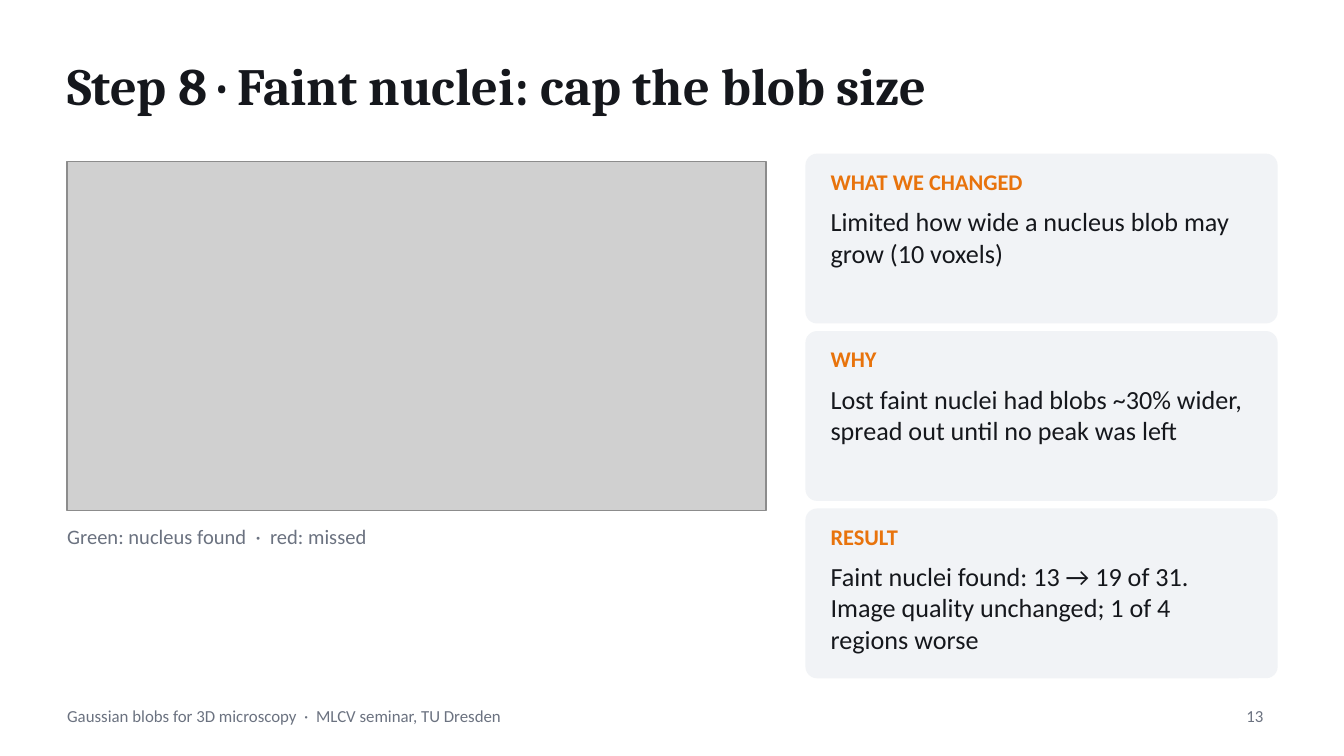
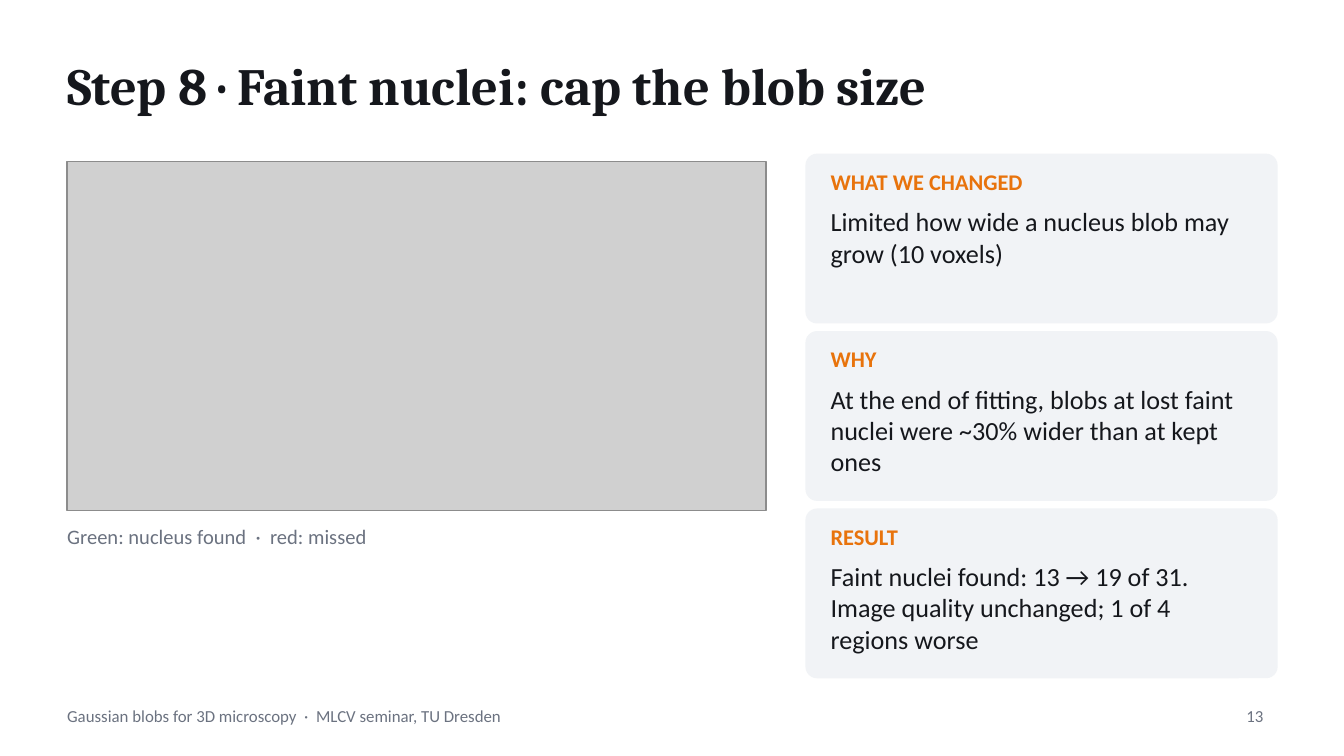
Before and after one commit to asadrizvi64/DeepLearning-Seminar-TeamProject, a slide deck: slide 13 of Gaussian_Blobs_Microscopy_v3.pptx. Drawn at 1344x756 pixels with LibreOffice and Linux fonts; fonts in the diff are those of the drawing; grey boxes stand for pictures. Boxes give left, top, right and bottom in pixels: in the first picture for what was removed or moved away, otherwise in the second. Text is boxed around its words. In the diff, an @@ line names an element or a change of style, - is before the commit and + after.

```diff
--- a/Gaussian_Blobs_Microscopy_v3.pptx
+++ b/Gaussian_Blobs_Microscopy_v3.pptx
@@ text at (831, 391, 1233, 471): text changed @@
-Lost faint nuclei had blobs ~30% wider, spread out until no peak was left
+At the end of fitting, blobs at lost faint nuclei were ~30% wider than at kept ones
```
Also in this commit, not shown: 3 other slides changed, 8 other files.
